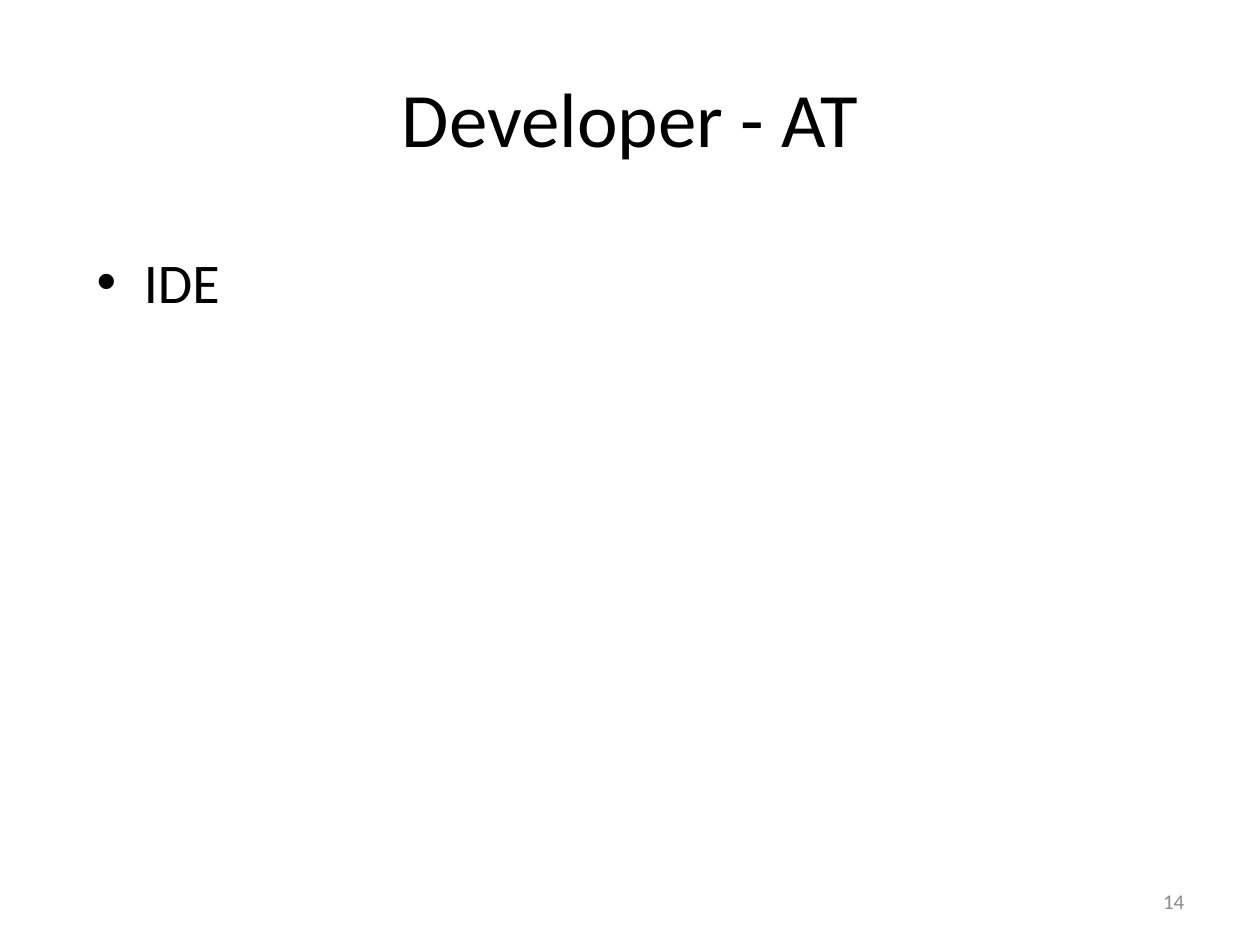
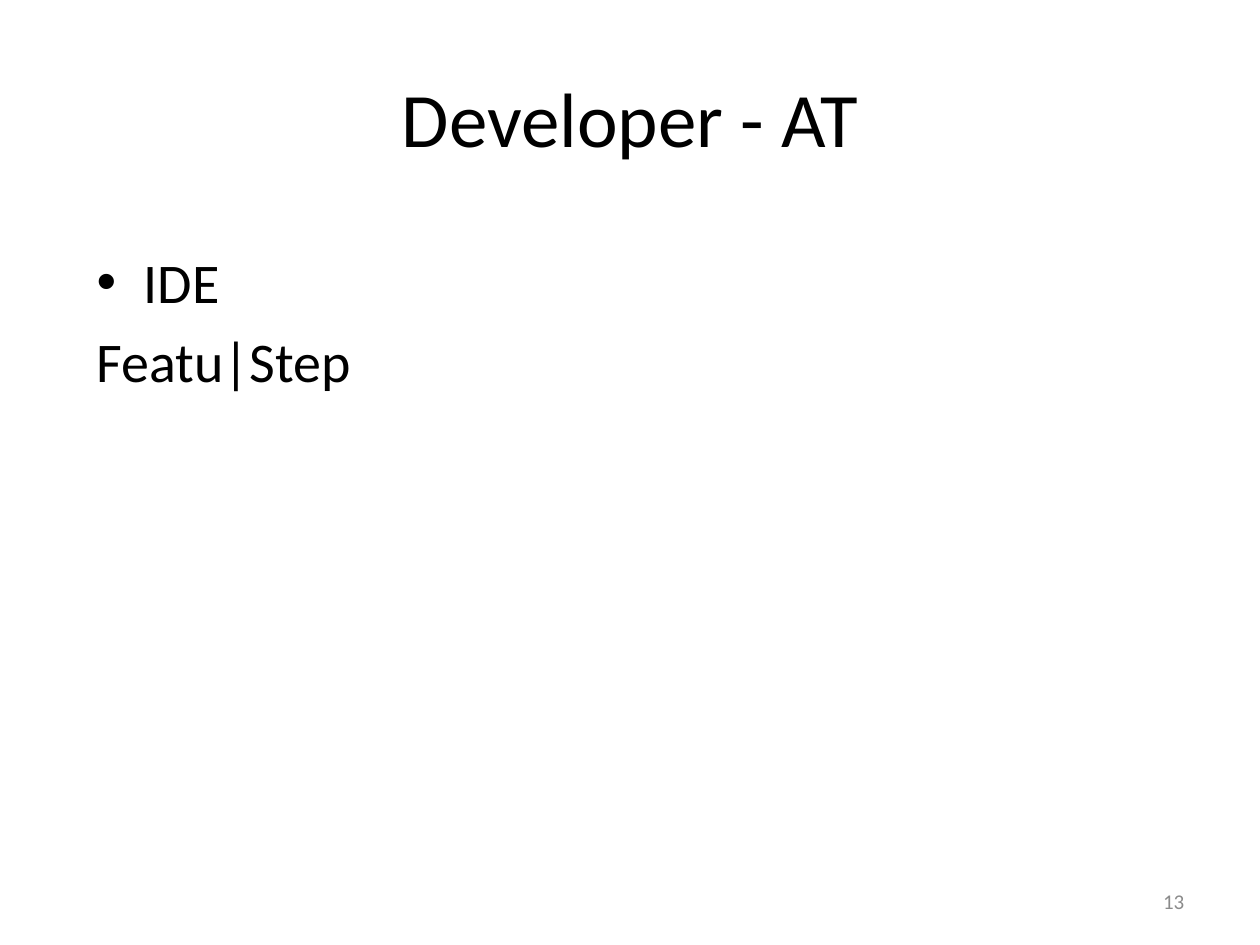
Before and after one commit to msuarz/portfolio, a slide deck: slide 13 of agile2011/presentation.pptx (slide 14 before the commit). Drawn at 1260x945 pixels with LibreOffice and Linux fonts; fonts in the diff are those of the drawing. Boxes give left, top, right and bottom in pixels: in the first picture for what was removed or moved away, otherwise in the second. Text is boxed around its words. In the diff, an @@ line names an element or a change of style, - is before the commit and + after.

```diff
--- a/agile2011/presentation.pptx
+++ b/agile2011/presentation.pptx
@@ text at (97, 341, 351, 392): paragraph added @@
+Featu|Step
@@ page number at (1163, 895, 1184, 909): text changed @@
-14
+13
```
Also in this commit, not shown: 12 other slides changed, 1 slide added, 2 slides removed, 1 other file.
